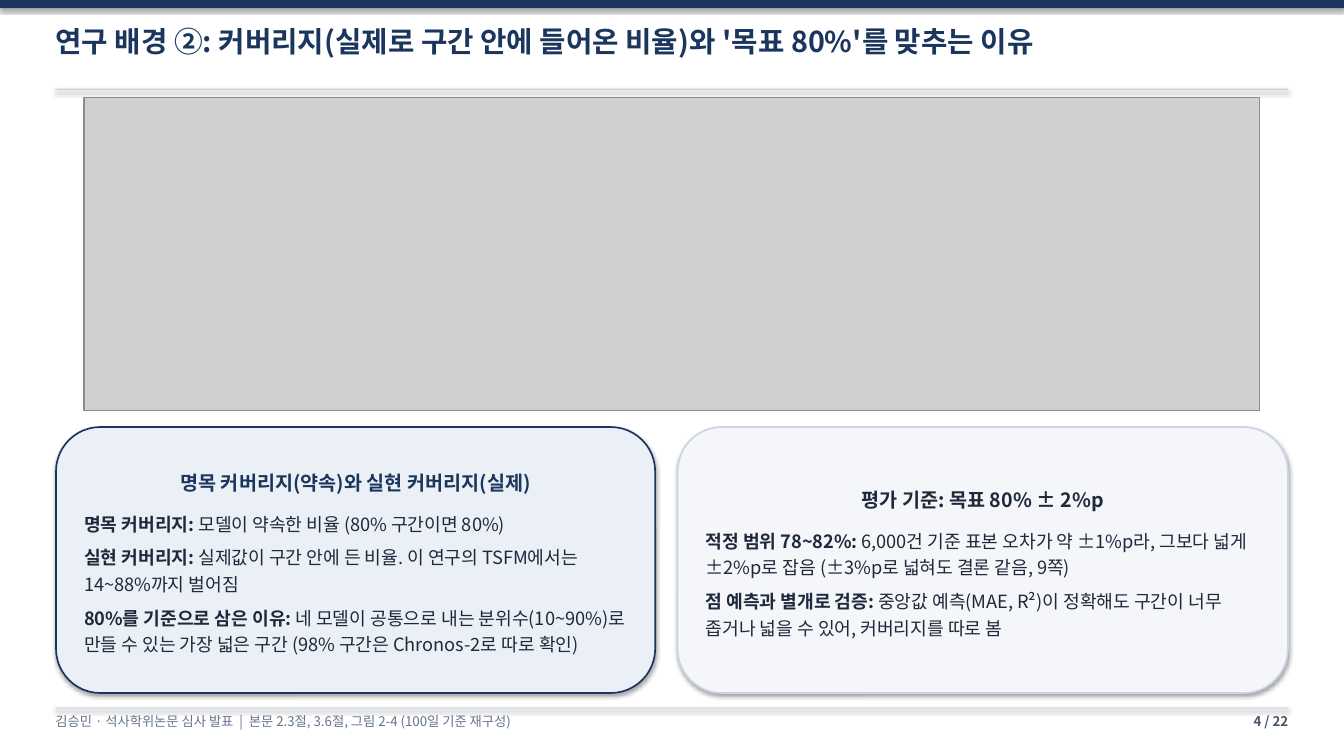
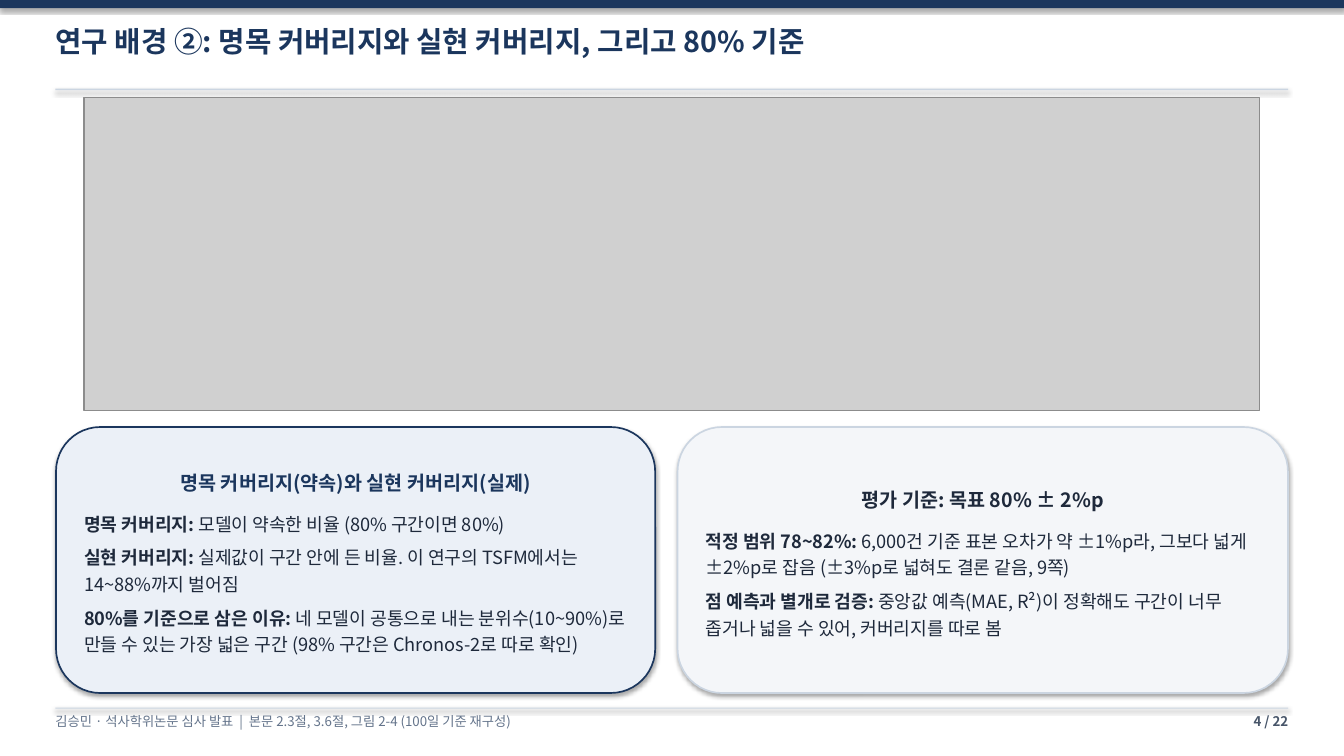
Before and after one commit to sapzzil/Master-thesis, a slide deck: slide 4 of 05_논문작성/석사학위논문_심사발표_v10.pptx. Drawn at 1344x756 pixels with LibreOffice and Linux fonts; fonts in the diff are those of the drawing; grey boxes stand for pictures. Boxes give left, top, right and bottom in pixels: in the first picture for what was removed or moved away, otherwise in the second. Text is boxed around its words. In the diff, an @@ line names an element or a change of style, - is before the commit and + after.

```diff
--- a/05_논문작성/석사학위논문_심사발표_v10.pptx
+++ b/05_논문작성/석사학위논문_심사발표_v10.pptx
@@ text at [55,27,805,58]: text changed @@
-연구 배경 ②: 커버리지(실제로 구간 안에 들어온 비율)와 '목표 80%'를 맞추는 이유
+연구 배경 ②: 명목 커버리지와 실현 커버리지, 그리고 80% 기준
```
Also in this commit, not shown: 3 other slides changed, 2 other files.
